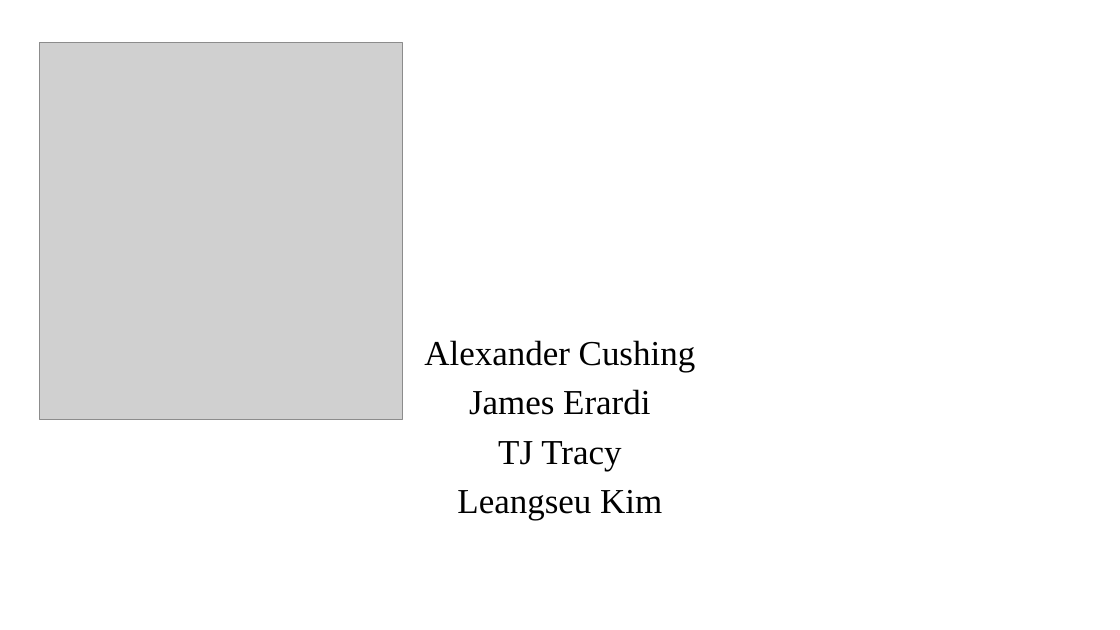
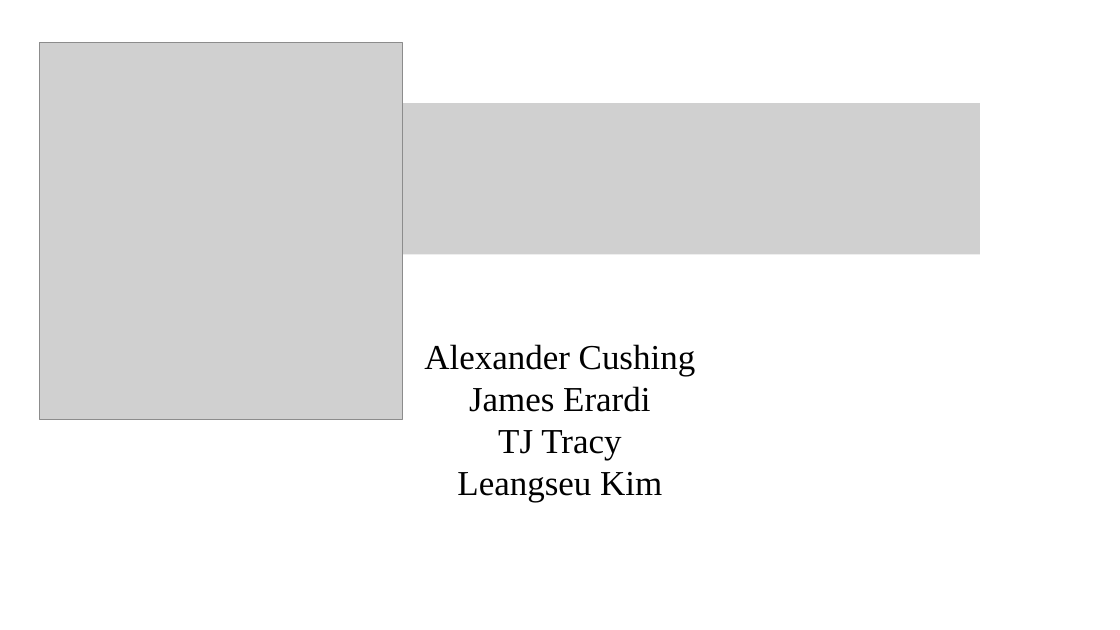
Before and after one commit to leangseu/AndroidAutomaText, a slide deck: slide 1 of Progress/week2/Presentation2.pptx. Drawn at 1120x630 pixels with LibreOffice and Linux fonts; fonts in the diff are those of the drawing; grey boxes stand for pictures. Boxes give left, top, right and bottom in pixels: in the first picture for what was removed or moved away, otherwise in the second. Text is boxed around its words. In the diff, an @@ line names an element or a change of style, - is before the commit and + after.

```diff
--- a/Progress/week2/Presentation2.pptx
+++ b/Progress/week2/Presentation2.pptx
@@ picture added at <box>402,103,981,255</box> @@
@@ text "Alexander Cushing" at <box>424,344,696,503</box>: line spacing 0.9 to 1; less space between paragraphs @@
```
Also in this commit, not shown: 3 other slides changed, 1 slide added, 1 other file.
